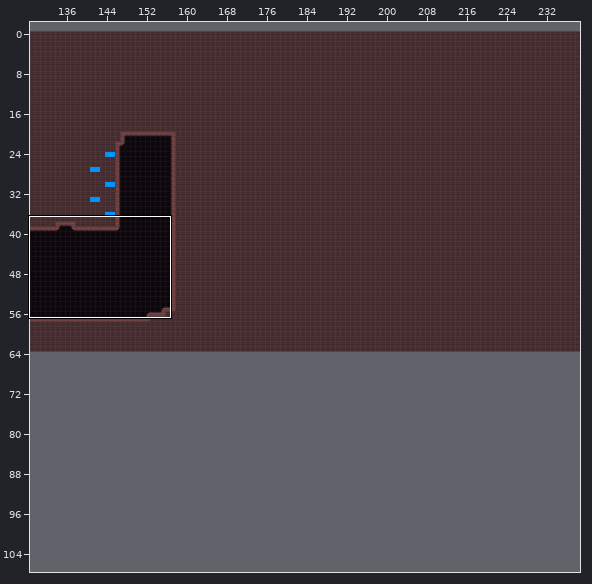
An edit to a level. Tiled map, Monofoxe.Demo/Monofoxe.Demo/Content/Maps/lvl2.tmx. Above, an overview of the earlier version with the close-up marked.
Close-up. Before the commit:
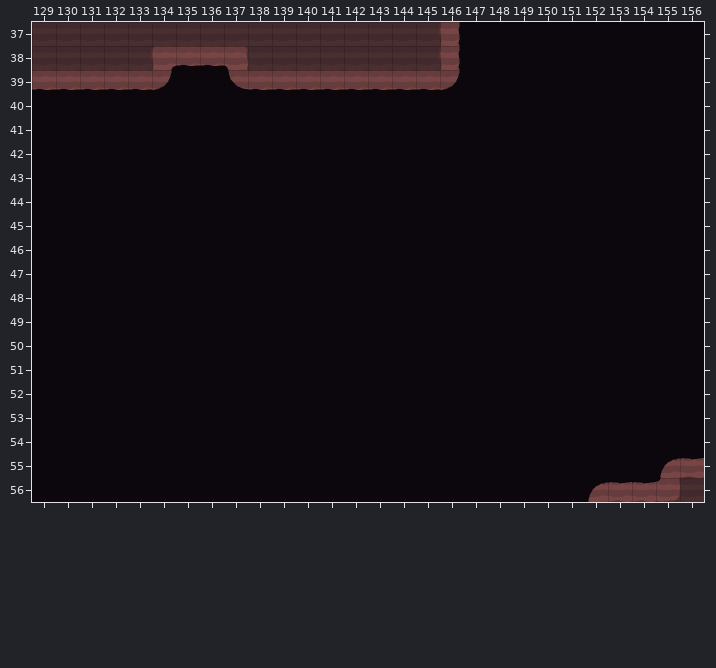
Cells are 48x48 px. Shown: x 129..156, y 37..56. The commit also changed other parts of the map, which this record leaves out. The old version is drawn lined up with the new one.
The result:
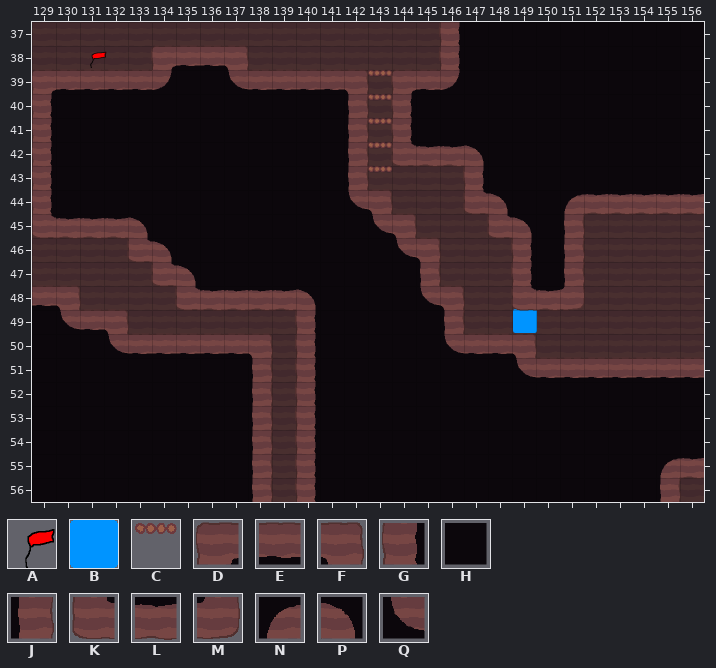
Key: from "template_sprites": A 5 "checkpoint", B 7 "switchblock"; from "test": C 7 "Custom", D 64 "Solid", E 65 "Solid", F 66 "Solid", G 72 "Solid", H 73 "Solid", J 74 "Solid", K 80 "Solid", L 81 "Solid", M 82 "Solid", N 88 "Solid", P 89 "Solid", Q 90 "Solid".
_ is an empty cell.
Objects are placed by their top-left corner, in cells (3,4 is the top-left corner of cell 3,4); size is 1x1 cell unless given.
Tiles replaced or removed in this view: E, H, L, M, N.
Change:
Changed rows in their new state; . is an unchanged cell.
map size 256x64 -> 256x128 cells
Layer "ObjectsBack":
added: A "Checkpoint" at 131.1,38.1 size 1.1x0.9
added: B "Switchblock" at 149.1,48.9
Layer "Tiles":
first column x 129:
39 D............FCD............
40 G............JCG............
41 G............JCG............
42 G............JCKLLP.........
43 G............JC___G.........
44 G............QF___KP..NLLLLL
45 KLLLP.........QF___KP.J_____
46 ____KP.........QF___G.J_____
47 _____KP.........J___G.J_____
48 EF____KLLLLP....QF__KLM_____
49 .QEF_______G.....J__________
50 ...QEEEEEF_G.....QEEF_______
51 .........J_G........QEEEEEEE
52 .........J_G................
53 .........J_G................
54 .........J_G................
55 .........J_G................
56 .........J_G...........HHHJ.
Where, in picture pixels (left, top, right, bottom), the same in both close-ups:
changed: (32, 51, 316, 502)
changed: (345, 70, 704, 378)
changed: (588, 478, 681, 502)
